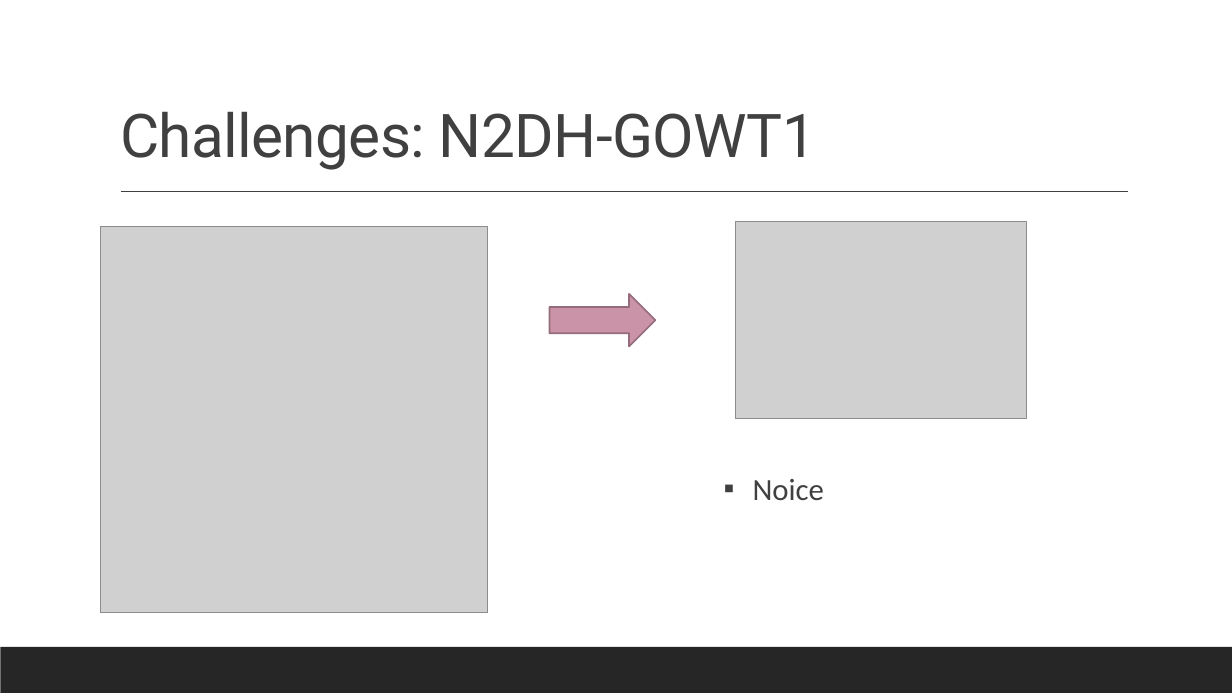
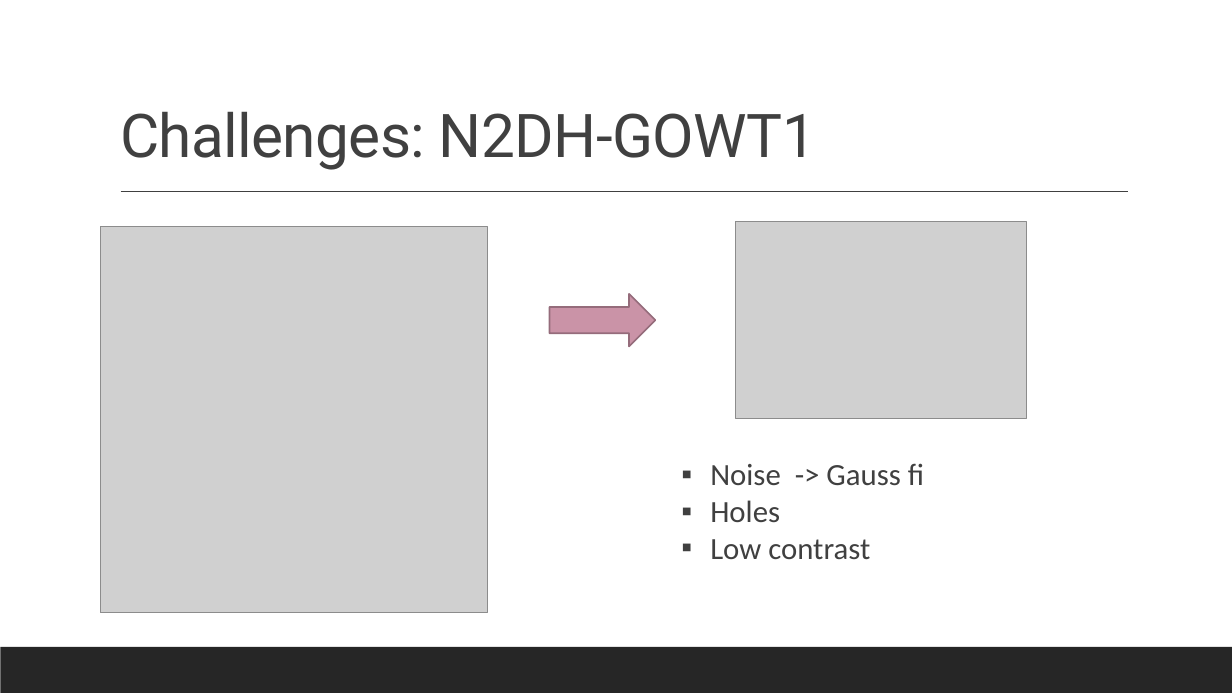
Before and after one commit to datascience-mobi-2022/2022-topic-01-team-04, a slide deck: slide 15 of presentation/layout(2).pptx (slide 7 before the commit). Drawn at 1232x693 pixels with LibreOffice and Linux fonts; fonts in the diff are those of the drawing; grey boxes stand for pictures. Boxes give left, top, right and bottom in pixels: in the first picture for what was removed or moved away, otherwise in the second. Text is boxed around its words. In the diff, an @@ line names an element or a change of style, - is before the commit and + after.

```diff
--- a/presentation/layout(2).pptx
+++ b/presentation/layout(2).pptx
@@ text at (710, 463, 924, 559): text changed @@
-▪ Noice
+▪ Noise -> Gauss fi
+▪ Holes
+▪ Low contrast
```
Also in this commit, not shown: 6 other slides changed, 1 slide added, 2 slides removed.
